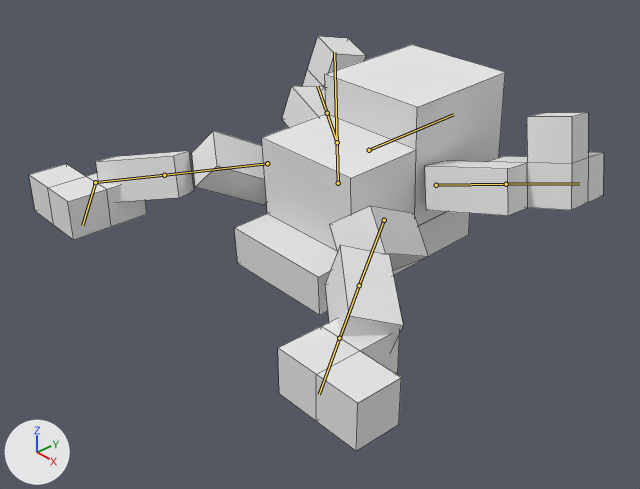
Two versions of the Blender file models/petz_frog.blend, one commit apart.
Before and after are seen from a camera (50 mm lens) standing at (0.891, -0.713, 0.379) and looking at (0.055, 0.026, -0.239). Arrows for +X, +Y and +Z are at lower left; the lights stay in place. Both versions are drawn at frame 45 of the action 'ArmatureAction'; the numbers are the values there. The bones that bend it are drawn over the model as lines. Mesh edges are drawn as thin lines.

Names of what the first picture shows: 'frog'.
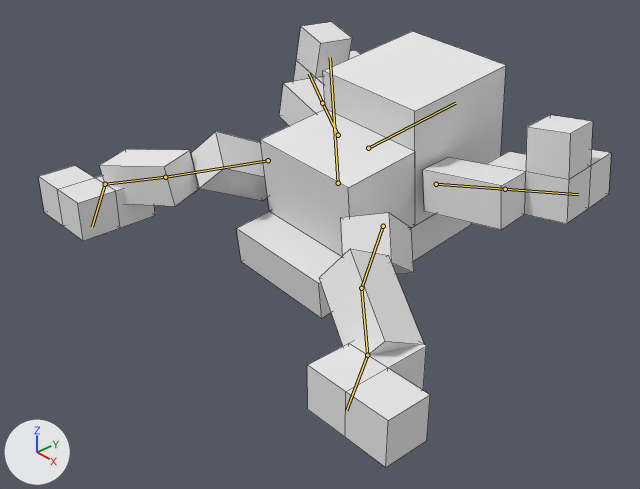
Pixel boxes (x1, y1, x2, y2) of what changed, in the pictures (640 x 489 px):
'frog', posed (7% taller): before (29, 36, 604, 451); after (38, 22, 611, 467)
bone 'body', root to tip: before (338, 183) to (334, 52); after (338, 183) to (330, 57)
bone 'front_right_top_leg', root to tip: before (436, 185) to (506, 184); after (436, 184) to (505, 189)
bone 'front_left_top_leg', root to tip: before (337, 142) to (327, 113); after (338, 135) to (322, 103)
bone 'back_left_bottom_leg', root to tip: before (95, 182) to (82, 225); after (105, 184) to (92, 227)
bone 'back_right_bottom_leg', root to tip: before (339, 338) to (319, 394); after (367, 355) to (346, 410)

The change in detail:
Bone 'body' (bone_body) turns from (0, 0, 0) to (-9, -17, 26) degrees about its own x, y and z.
Bone 'front_right_top_leg' (bone_front_right_top_leg) turns from (-107, -29, 38) to (-101, -26, 31) degrees about its own x, y and z.
Bone 'front_left_top_leg' (bone_front_left_top_leg) turns from (107, 29, 38) to (101, 26, 31) degrees about its own x, y and z.
Bone 'back_left_bottom_leg' (bone_back_left_bottom_leg) moves from (0.45, -0.65, -0.45) to (0.4, -0.65, -0.45).
Bone 'back_right_bottom_leg' (bone_back_right_bottom_leg) moves from (0.45, -0.65, 0.45) to (0.341, -0.614, 0.506).
